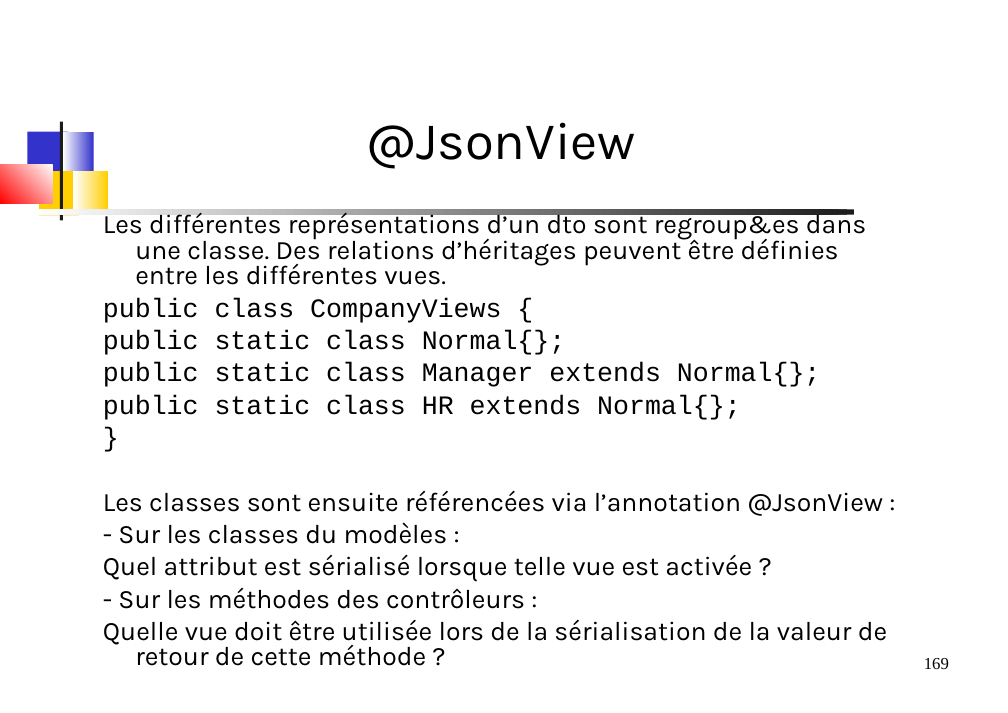
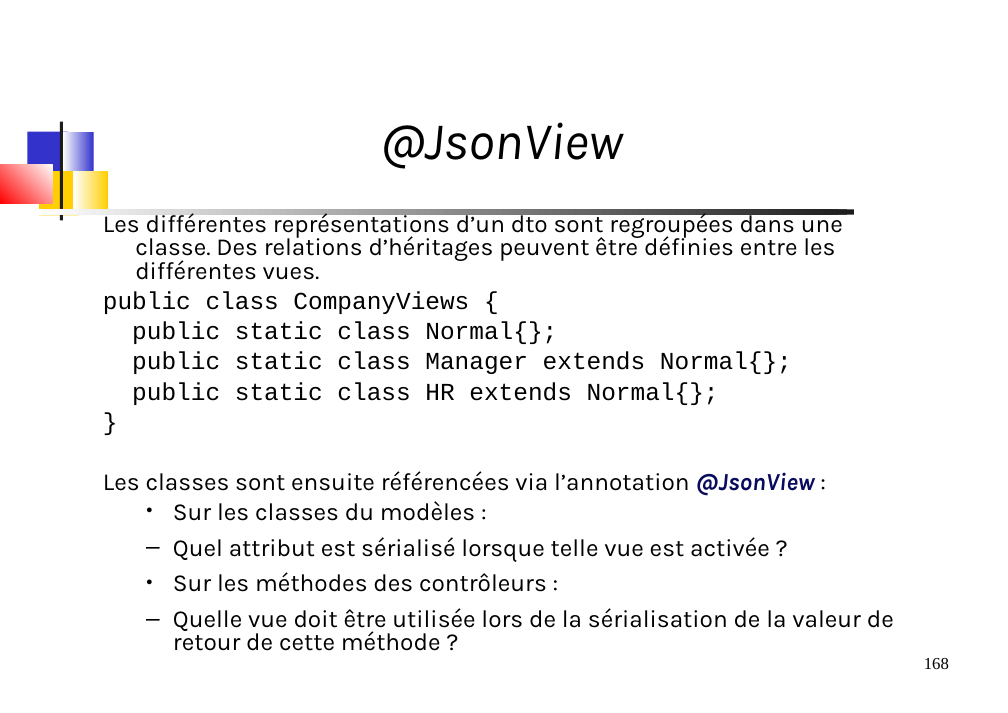
Before and after one commit to dthibau/springessentials-light, a slide deck: slide 168 of SpringEssentials.odp (slide 169 before the commit). Drawn at 1008x713 pixels with LibreOffice and Linux fonts; fonts in the diff are those of the drawing. Boxes give left, top, right and bottom in pixels: in the first picture for what was removed or moved away, otherwise in the second. Text is boxed around its words. In the diff, an @@ line names an element or a change of style, - is before the commit and + after.

```diff
--- a/SpringEssentials.odp
+++ b/SpringEssentials.odp
@@ title "@JsonView" at <box>380,122,623,169</box>: italic on @@
@@ text at <box>103,210,843,280</box>: text changed; size 22.2 to 20.4 pt @@
-Les différentes représentations d’un dto sont regroup&es dans une classe. Des relations d’héritages peuvent être définies entre les différentes vues.
+Les différentes représentations d’un dto sont regroupées dans une classe. Des relations d’héritages peuvent être définies entre les différentes vues.
@@ text at <box>103,291,894,651</box>: size 22.2 to 20.4 pt in "public class CompanyViews {", "public static class Normal{};", "public static class Manager extends Normal{};", "public static class HR extends Normal{};" and 4 more places; text colour #000000 to #090B5E, bold on, italic on in "@JsonView"; bullet none to –; list level 1 to 2 in "Quel attribut est sérialisé lorsque ..."; line spacing 0.8 to 0.76; list level 1 to 2 in "Quelle vue doit être utilisée ..." @@
@@ text at <box>173,501,475,521</box>: text changed; size 22.2 to 20.4 pt @@
-- Sur les classes du modèles :
+  ● Sur les classes du modèles :
@@ text at <box>173,572,547,592</box>: text changed; size 22.2 to 20.4 pt @@
-- Sur les méthodes des contrôleurs :
+  ● Sur les méthodes des contrôleurs :
@@ page number at <box>924,658,949,669</box>: text changed @@
-169
+168
```
Also in this commit, not shown: 43 other slides changed, 2 slides added, 1 slide removed, 1 other file.
